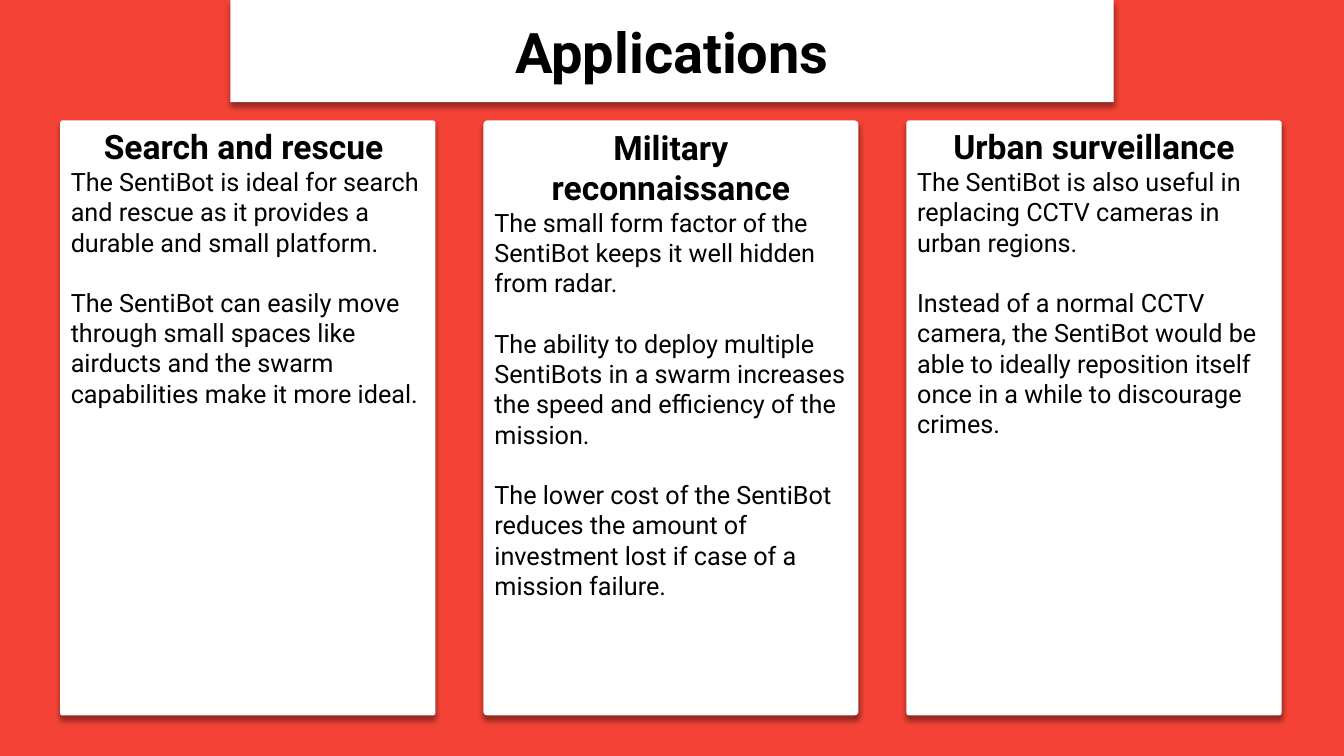
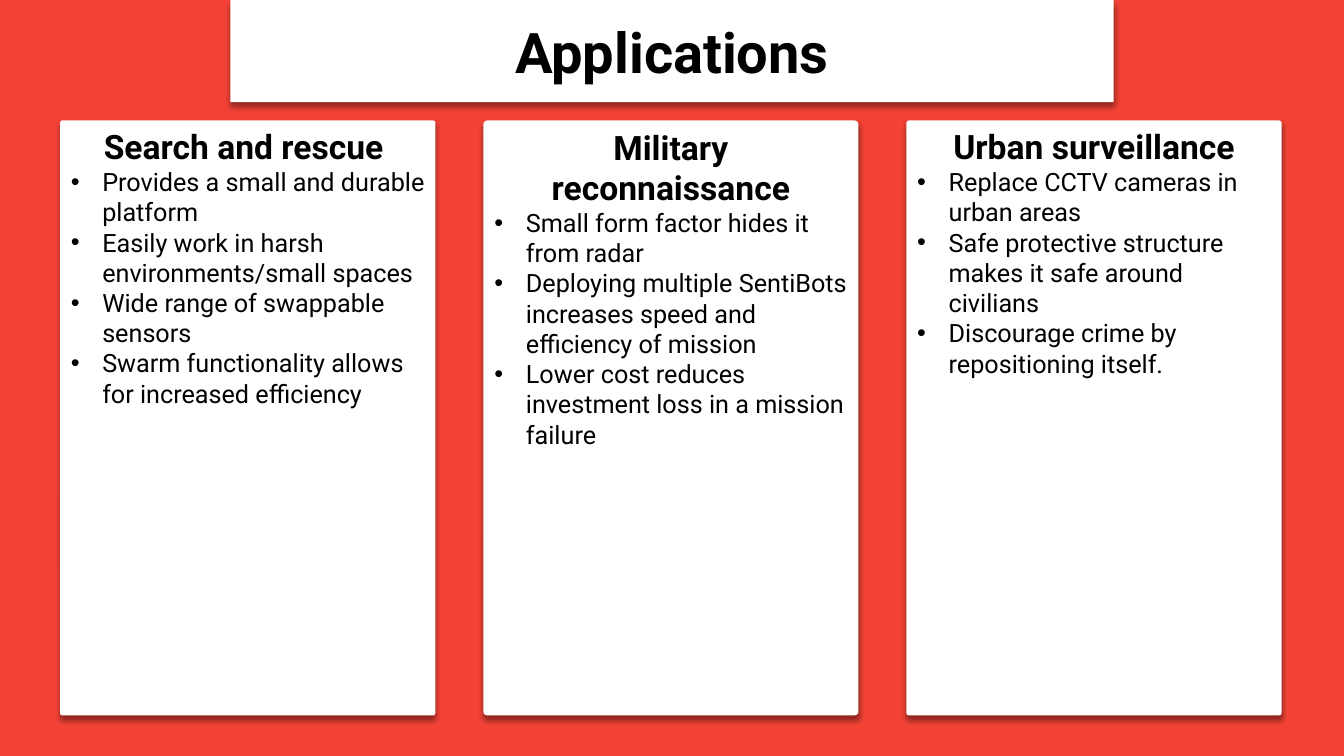
Before and after one commit to SentiBots/SentiBots, a slide deck: slide 7 of Reports/TKKYIA ppt.pptx. Drawn at 1344x756 pixels with LibreOffice and Linux fonts; fonts in the diff are those of the drawing. Boxes give left, top, right and bottom in pixels: in the first picture for what was removed or moved away, otherwise in the second. Text is boxed around its words. In the diff, an @@ line names an element or a change of style, - is before the commit and + after.

Commit message:
updated SentiBot control

```diff
--- a/Reports/TKKYIA ppt.pptx
+++ b/Reports/TKKYIA ppt.pptx
@@ text in rounded rectangle at [102,172,424,409]: text changed @@
-The SentiBot is ideal for search and rescue as it provides a durable and small platform.
-The SentiBot can easily move through small spaces like airducts and the swarm capabilities make it more ideal.
+• Provides a small and durable platform
+• Easily work in harsh environments/small spaces
+• Wide range of swappable sensors
+• Swarm functionality allows for increased efficiency
@@ text in rounded rectangle at [949,172,1238,379]: text changed @@
-The SentiBot is also useful in replacing CCTV cameras in urban regions.
-Instead of a normal CCTV camera, the SentiBot would be able to ideally reposition itself once in a while to discourage crimes.
+• Replace CCTV cameras in urban areas
+• Safe protective structure makes it safe around civilians
+• Discourage crime by repositioning itself.
@@ text in rounded rectangle at [526,213,847,445]: text changed @@
-The small form factor of the SentiBot keeps it well hidden from radar.
-The ability to deploy multiple SentiBots in a swarm increases the speed and efficiency of the mission.
-The lower cost of the SentiBot reduces the amount of investment lost if case of a mission failure.
+• Small form factor hides it from radar
+• Deploying multiple SentiBots increases speed and efficiency of mission
+• Lower cost reduces investment loss in a mission failure
```
Also in this commit, not shown: 3 other slides changed, 7 other files.
